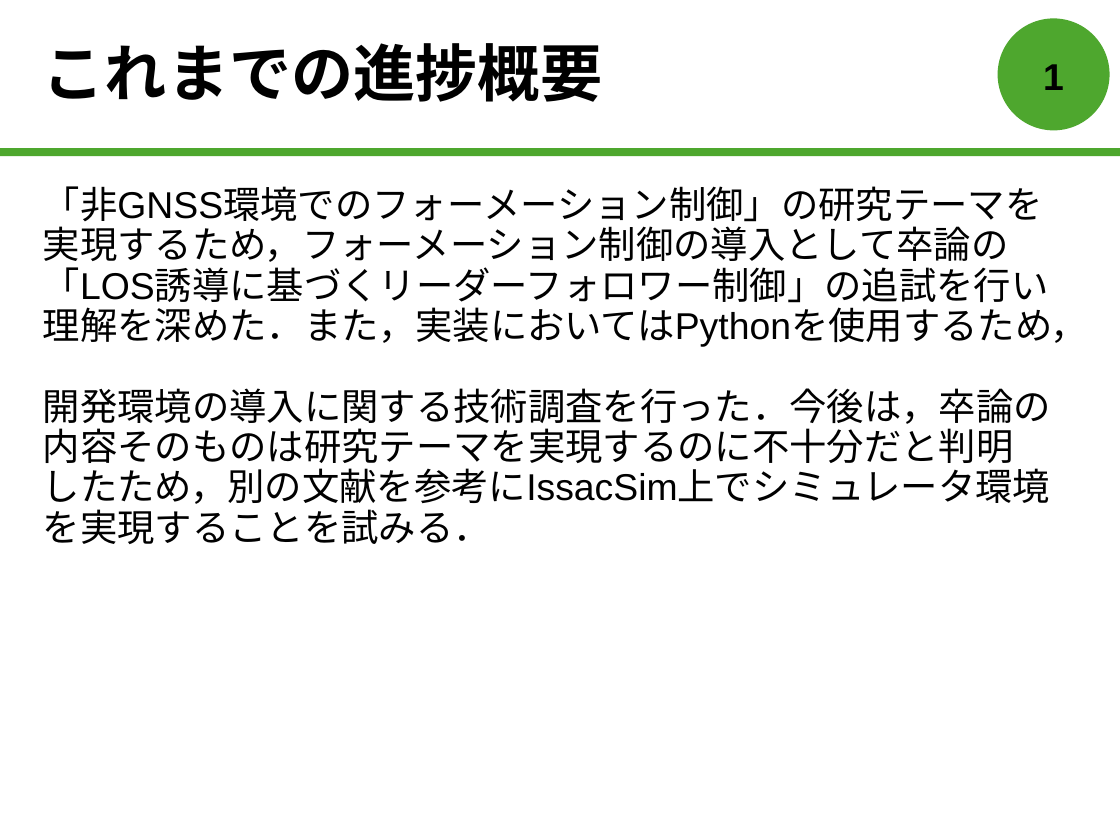
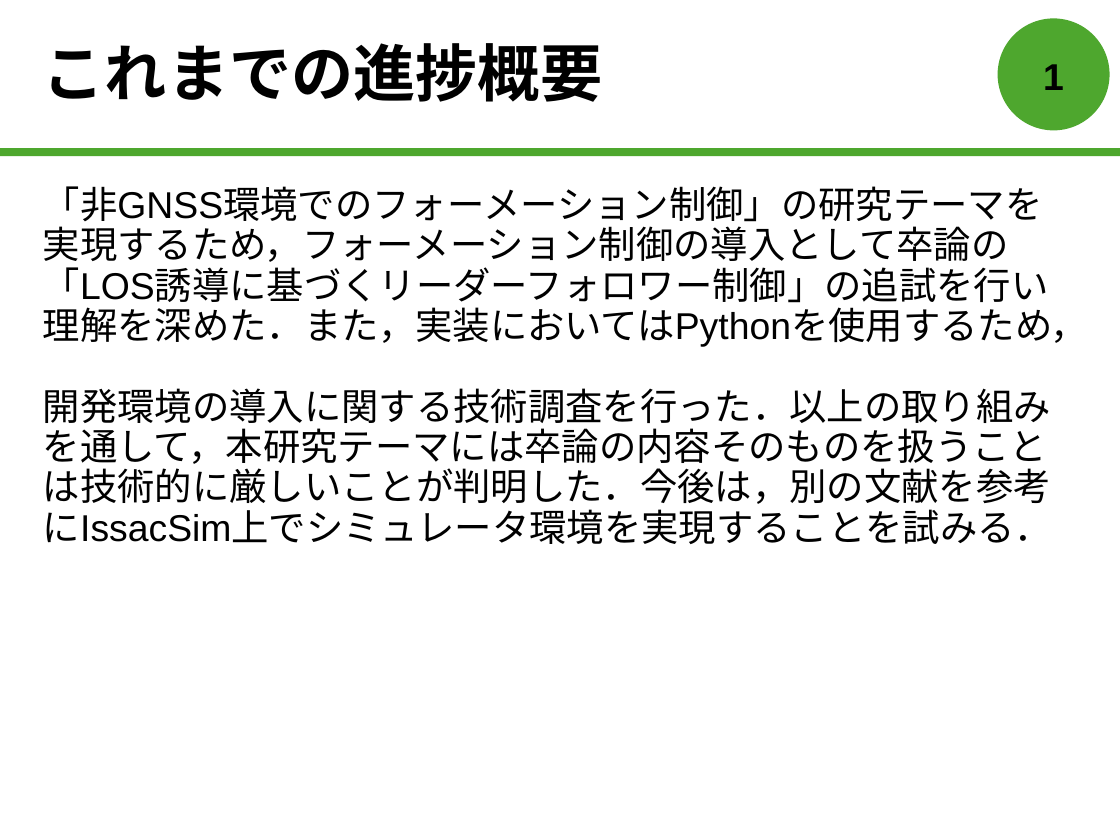
Before and after one commit to forest-book/MatlabLOSFormation, a slide deck: slide 2 of 森本皓斗.pptx. Drawn at 1120x840 pixels with LibreOffice and Linux fonts; fonts in the diff are those of the drawing. Boxes give left, top, right and bottom in pixels: in the first picture for what was removed or moved away, otherwise in the second. Text is boxed around its words. In the diff, an @@ line names an element or a change of style, - is before the commit and + after.

Commit message:
update

```diff
--- a/森本皓斗.pptx
+++ b/森本皓斗.pptx
@@ text at [43,186,1088,544]: text changed @@
-「非GNSS環境でのフォーメーション制御」の研究テーマを実現するため，フォーメーション制御の導入として卒論の
-「LOS誘導に基づくリーダーフォロワー制御」の追試を行い理解を深めた．また，実装においてはPythonを使用するため，
-開発環境の導入に関する技術調査を行った．今後は，卒論の
-内容そのものは研究テーマを実現するのに不十分だと判明
-したため，別の文献を参考にIssacSim上でシミュレータ環境
-を実現することを試みる．
+「非GNSS環境でのフォーメーション制御」の研究テーマを実現するため，フォーメーション制御の導入として卒論の
+「LOS誘導に基づくリーダーフォロワー制御」の追試を行い理解を深めた．また，実装においてはPythonを使用するため，
+開発環境の導入に関する技術調査を行った．以上の取り組みを通して，本研究テーマには卒論の内容そのものを扱うことは技術的に厳しいことが判明した．今後は，別の文献を参考にIssacSim上でシミュレータ環境を実現することを試みる．
```
Also in this commit, not shown: 2 other slides changed, 1 slide added, 1 slide removed.
